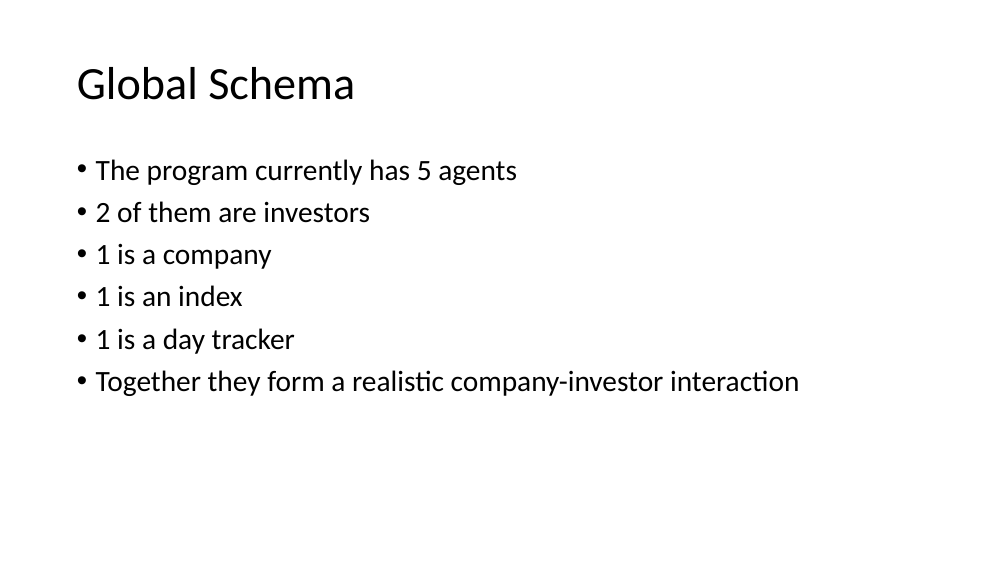
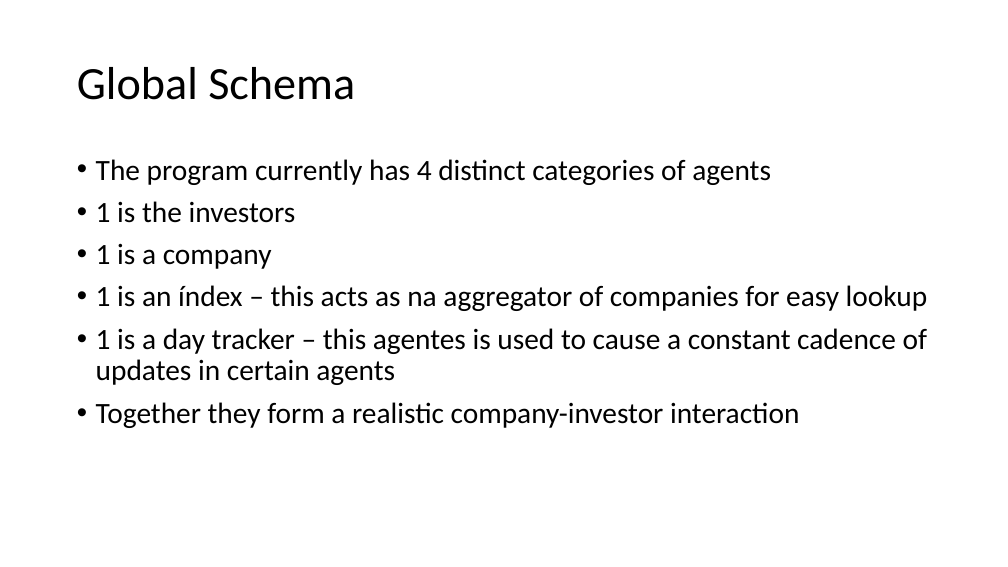
Before and after one commit to Antypurus/AIAD, a slide deck: slide 3 of docs/Presentation1.pptx. Drawn at 1008x567 pixels with LibreOffice and Linux fonts; fonts in the diff are those of the drawing. Boxes give left, top, right and bottom in pixels: in the first picture for what was removed or moved away, otherwise in the second. Text is boxed around its words. In the diff, an @@ line names an element or a change of style, - is before the commit and + after.

```diff
--- a/docs/Presentation1.pptx
+++ b/docs/Presentation1.pptx
@@ text at bbox=[96, 159, 771, 223]: text changed @@
-• The program currently has 5 agents
-• 2 of them are investors
+• The program currently has 4 distinct categories of agents
+• 1 is the investors
@@ text at bbox=[96, 285, 927, 385]: text changed @@
-• 1 is an index
-• 1 is a day tracker
+• 1 is an índex – this acts as na aggregator of companies for easy lookup
+• 1 is a day tracker – this agentes is used to cause a constant cadence of updates in certain agents
```
Also in this commit, not shown: 1 other slide changed, 6 slides added.
